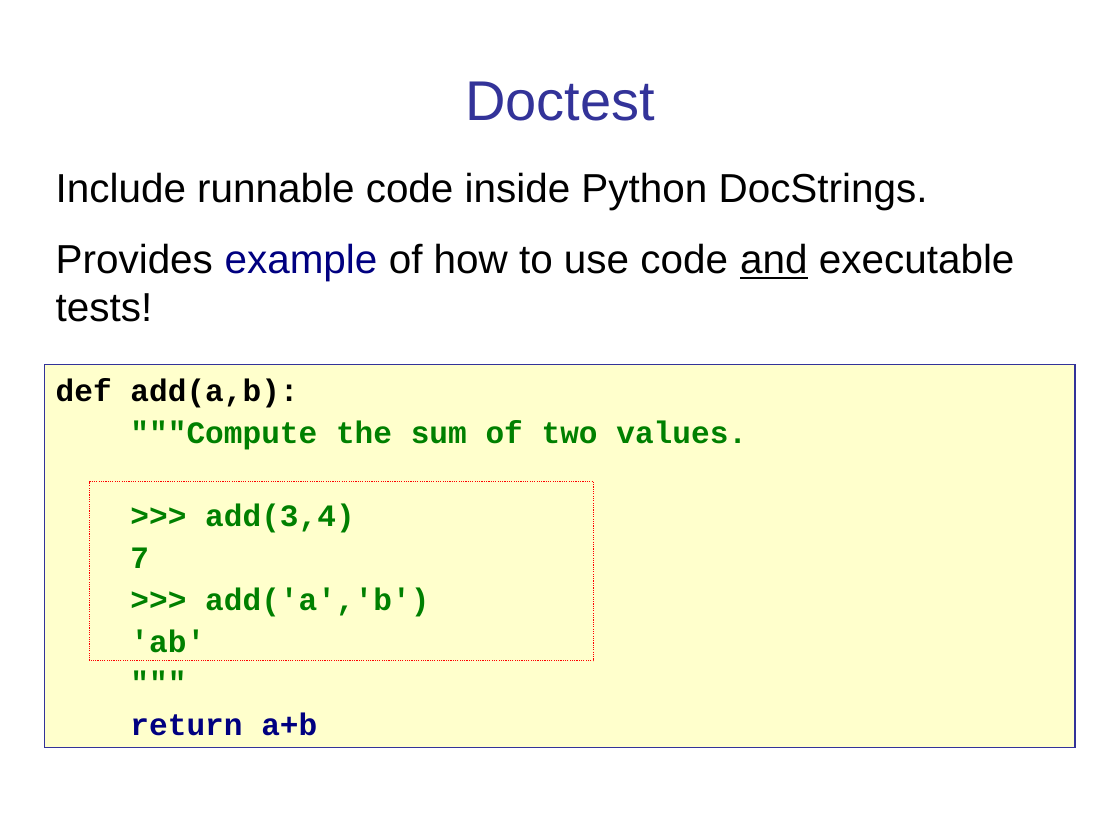
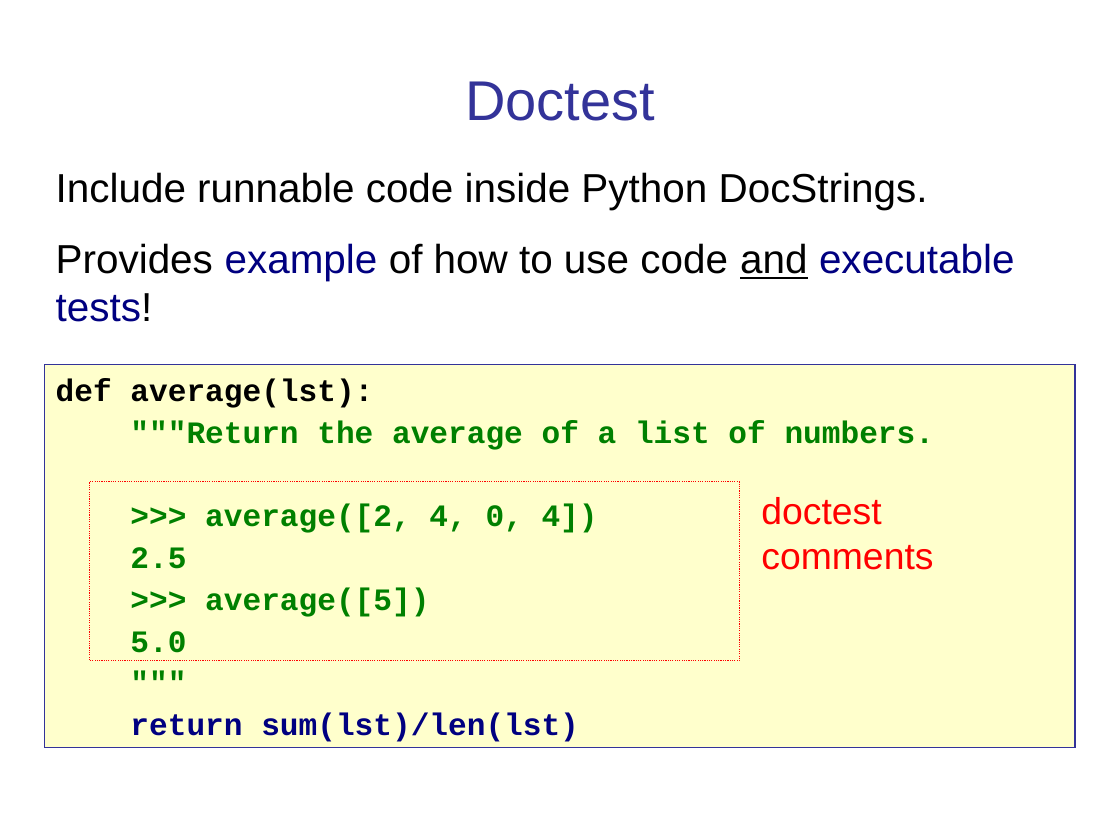
Before and after one commit to cpske/ISP, a slide deck: slide 27 of testing/PythonUnitTesting.ppt (slide 19 before the commit). Drawn at 1120x840 pixels with LibreOffice and Linux fonts; fonts in the diff are those of the drawing. Boxes give left, top, right and bottom in pixels: in the first picture for what was removed or moved away, otherwise in the second. Text is boxed around its words. In the diff, an @@ line names an element or a change of style, - is before the commit and + after.

```diff
--- a/testing/PythonUnitTesting.ppt
+++ b/testing/PythonUnitTesting.ppt
@@ text at [56, 243, 1015, 322]: text colour #000000 to #000080 in "executable tests!" @@
@@ text in rectangle at [56, 378, 934, 653]: text changed @@
-def add(a,b):
-"""Compute the sum of two values.
->>> add(3,4)
-7
->>> add('a','b')
-'ab'
+def average(lst):
+"""Return the average of a list of numbers.
+>>> average([2, 4, 0, 4])
+2.5
+>>> average([5])
+5.0
@@ rectangle: place and size @@
-rectangle at [90, 482, 594, 661]
+rectangle at [90, 482, 739, 661]
@@ text added at [761, 497, 933, 570], 24 pt, text #FF0000 @@
+doctest comments
@@ text in rectangle at [130, 713, 579, 742]: text changed @@
-return a+b
+return sum(lst)/len(lst)
```
Also in this commit, not shown: 14 other slides changed, 8 slides added, 4 other files.
